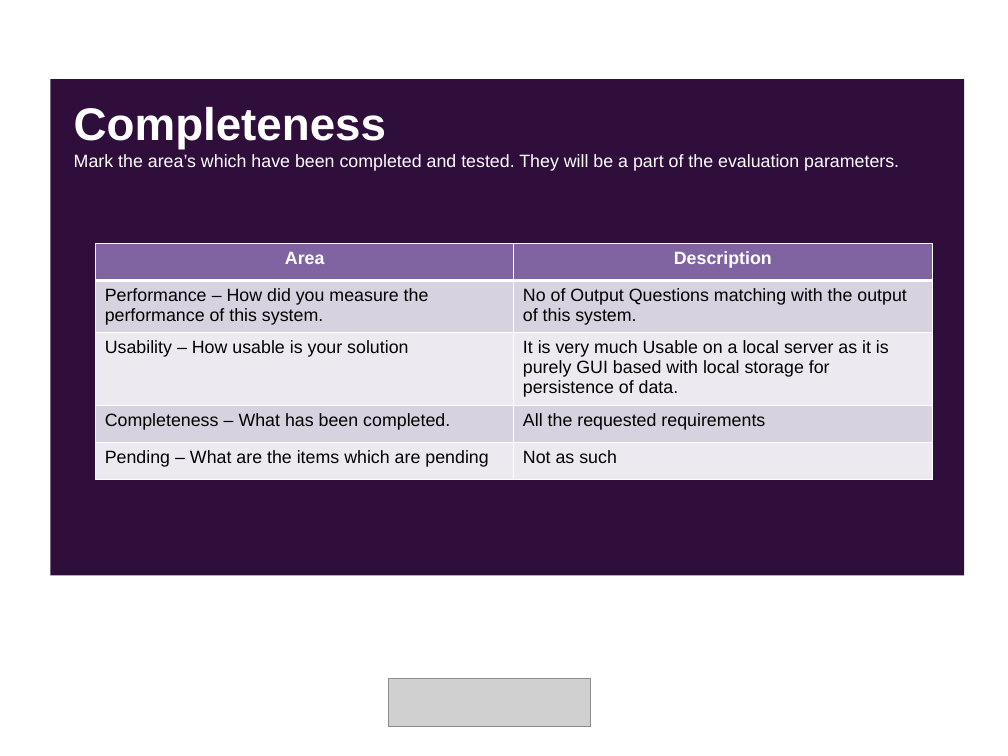
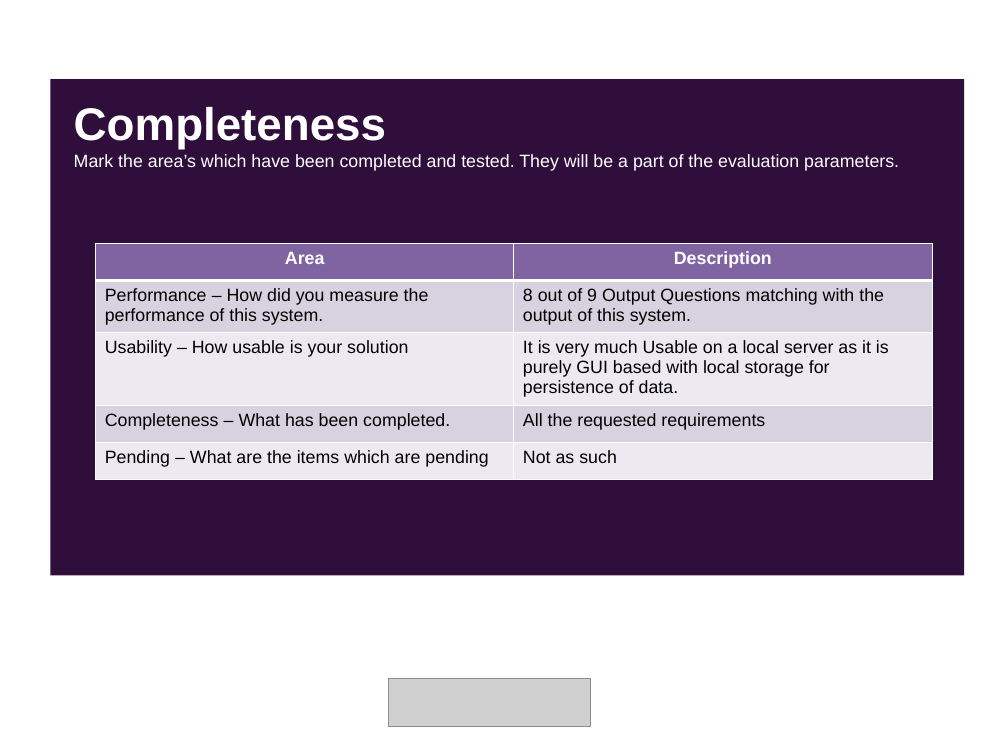
Before and after one commit to Snehashish30/NLP_chatbot, a slide deck: slide 13 of SolutionPresentation.pptx (slide 12 before the commit). Drawn at 1008x756 pixels with LibreOffice and Linux fonts; fonts in the diff are those of the drawing; grey boxes stand for pictures. Boxes give left, top, right and bottom in pixels: in the first picture for what was removed or moved away, otherwise in the second. Text is boxed around its words. In the diff, an @@ line names an element or a change of style, - is before the commit and + after.

```diff
--- a/SolutionPresentation.pptx
+++ b/SolutionPresentation.pptx
@@ table at box(96, 243, 932, 479) @@
-row 2, column 2: No of Output Questions matching with the output of this system.
+row 2, column 2: 8 out of 9 Output Questions matching with the output of this system.
```
Also in this commit, not shown: 10 other slides changed, 2 slides added, 1 slide removed, 14 other files.
